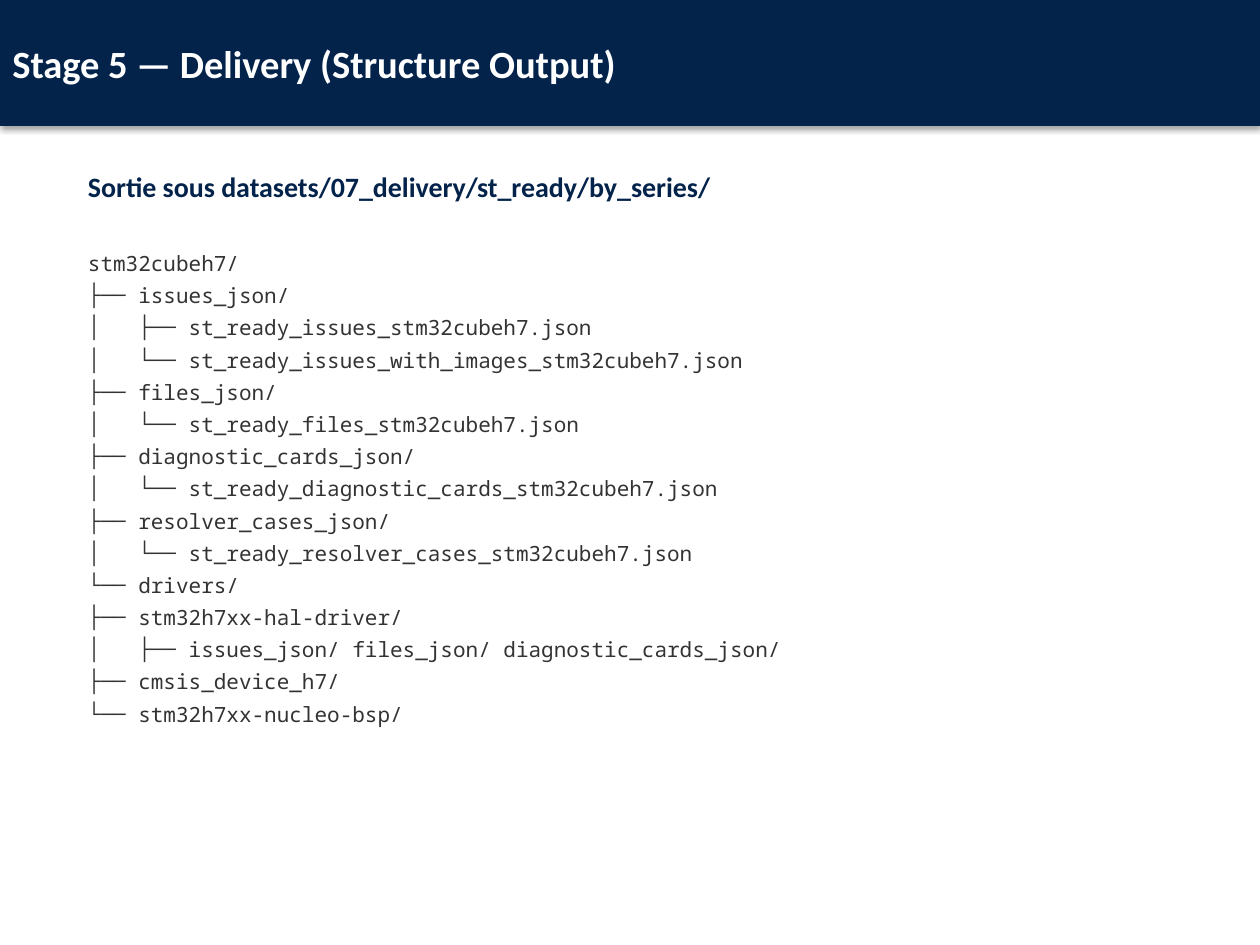
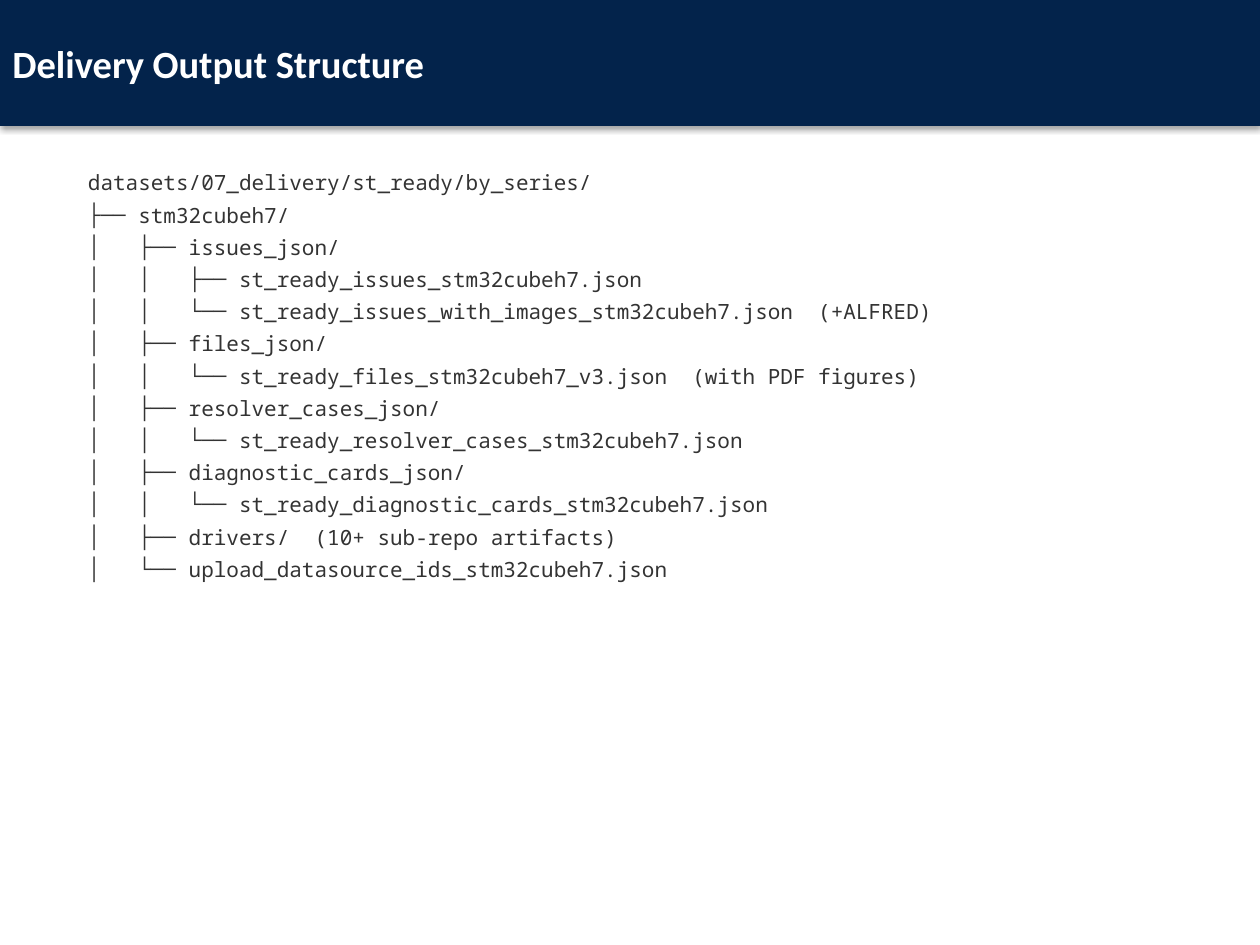
Before and after one commit to ALABSTM/stm32cube-gh-kb-pipeline, a slide deck: slide 50 of docs/Atelier_Pratique_Pipeline_STM32Cube.pptx (slide 18 before the commit). Drawn at 1260x945 pixels with LibreOffice and Linux fonts; fonts in the diff are those of the drawing. Boxes give left, top, right and bottom in pixels: in the first picture for what was removed or moved away, otherwise in the second. Text is boxed around its words. In the diff, an @@ line names an element or a change of style, - is before the commit and + after.

```diff
--- a/docs/Atelier_Pratique_Pipeline_STM32Cube.pptx
+++ b/docs/Atelier_Pratique_Pipeline_STM32Cube.pptx
@@ text in rectangle at bbox=[12, 51, 424, 84]: text changed @@
-Stage 5 — Delivery (Structure Output)
+Delivery Output Structure
@@ text at bbox=[88, 174, 919, 582]: text changed @@
-Sortie sous datasets/07_delivery/st_ready/by_series/
-stm32cubeh7/
-├── issues_json/
-│ ├── st_ready_issues_stm32cubeh7.json
-│ └── st_ready_issues_with_images_stm32cubeh7.json
-├── files_json/
-│ └── st_ready_files_stm32cubeh7.json
-├── diagnostic_cards_json/
-│ └── st_ready_diagnostic_cards_stm32cubeh7.json
-├── resolver_cases_json/
-│ └── st_ready_resolver_cases_stm32cubeh7.json
-└── drivers/
-├── stm32h7xx-hal-driver/
-│ ├── issues_json/ files_json/ diagnostic_cards_json/
-├── cmsis_device_h7/
-└── stm32h7xx-nucleo-bsp/
+datasets/07_delivery/st_ready/by_series/
+├── stm32cubeh7/
+│ ├── issues_json/
+│ │ ├── st_ready_issues_stm32cubeh7.json
+│ │ └── st_ready_issues_with_images_stm32cubeh7.json (+ALFRED)
+│ ├── files_json/
+│ │ └── st_ready_files_stm32cubeh7_v3.json (with PDF figures)
+│ ├── resolver_cases_json/
+│ │ └── st_ready_resolver_cases_stm32cubeh7.json
+│ ├── diagnostic_cards_json/
+│ │ └── st_ready_diagnostic_cards_stm32cubeh7.json
+│ ├── drivers/ (10+ sub-repo artifacts)
+│ └── upload_datasource_ids_stm32cubeh7.json
```
Also in this commit, not shown: 20 other slides changed, 58 slides added, 13 slides removed, 27 other files.
